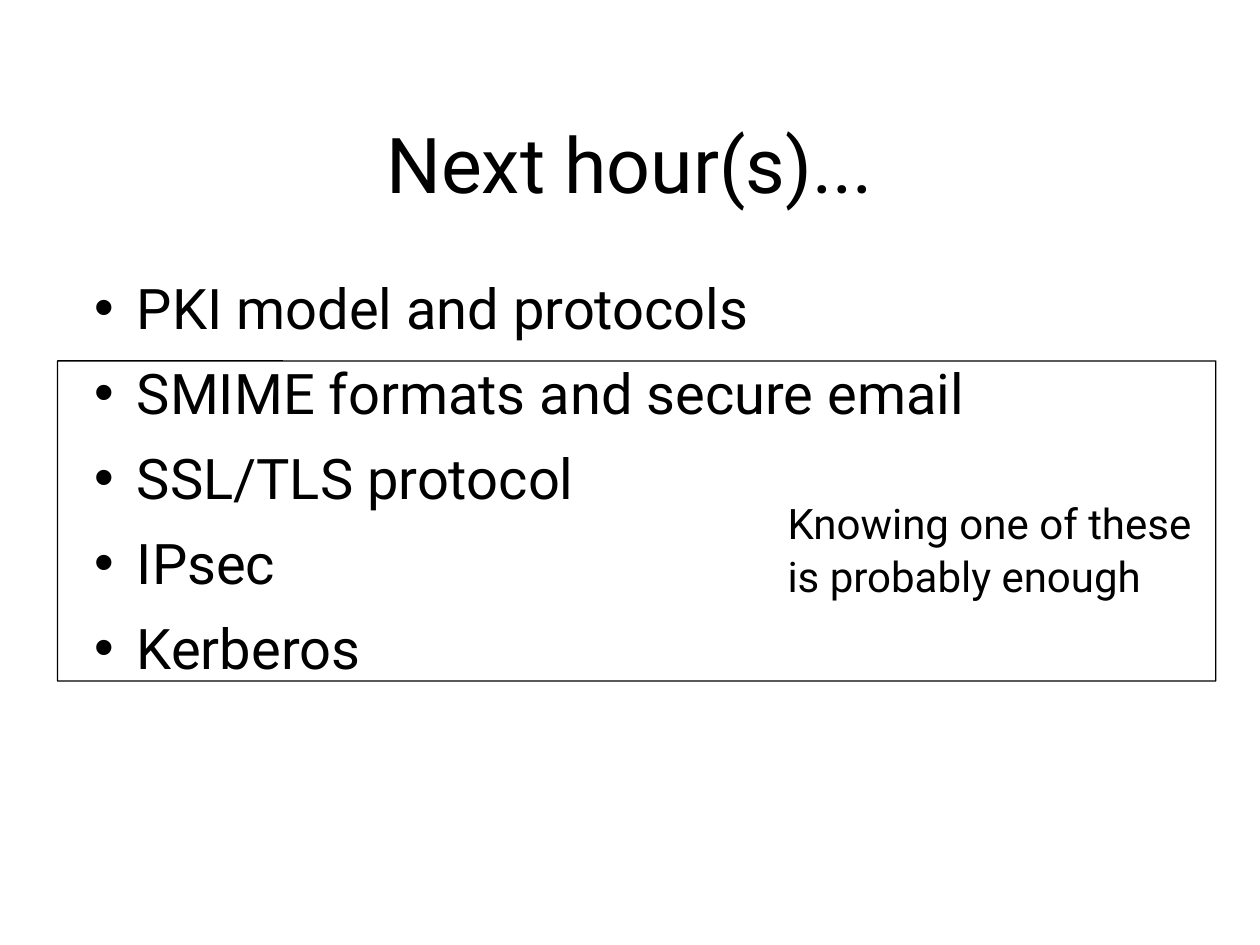
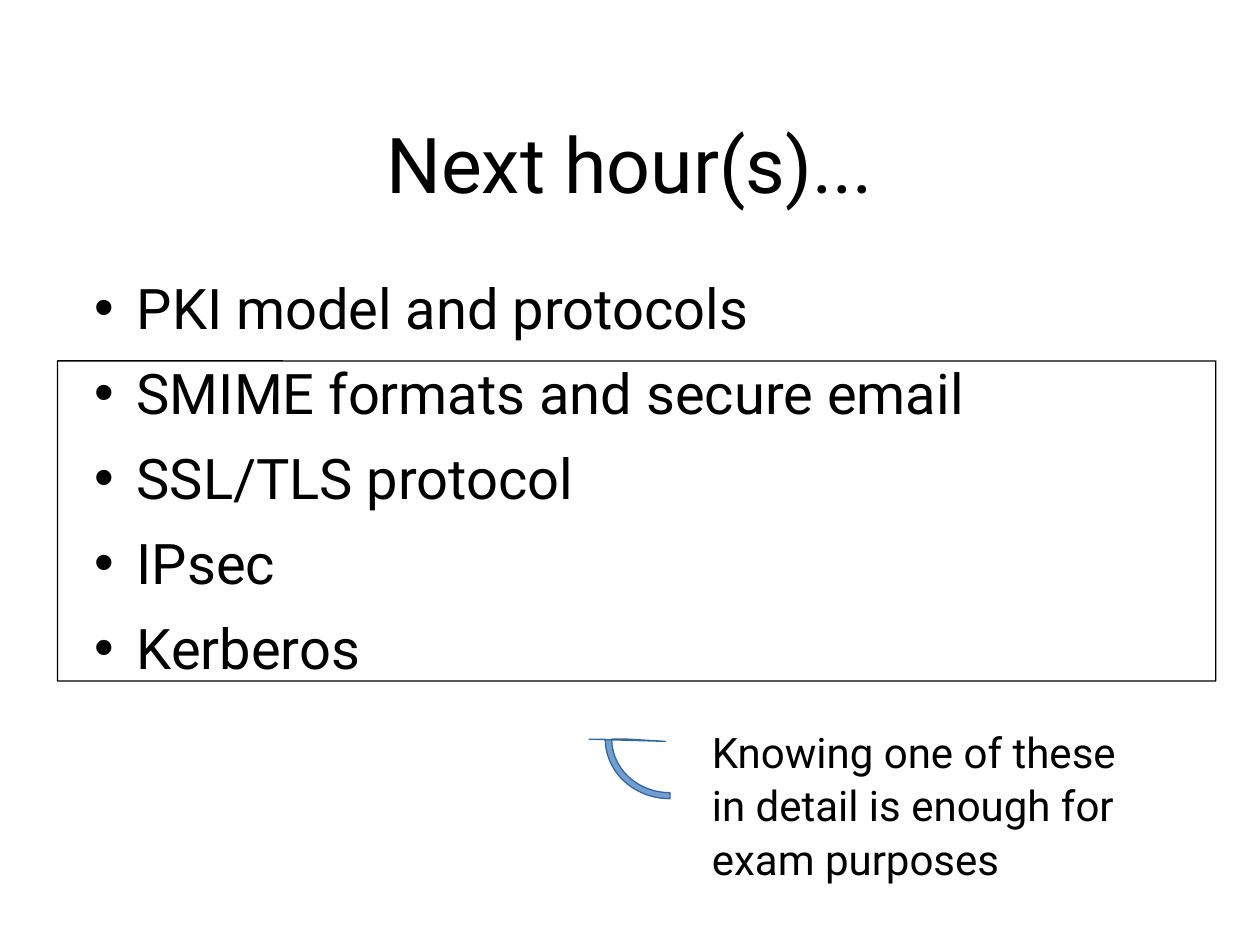
Before and after one commit to sftcd/cs7053, a slide deck: slide 27 of 2016lectures/06-protocols.ppt. Drawn at 1260x945 pixels with LibreOffice and Linux fonts; fonts in the diff are those of the drawing. Boxes give left, top, right and bottom in pixels: in the first picture for what was removed or moved away, otherwise in the second. Text is boxed around its words. In the diff, an @@ line names an element or a change of style, - is before the commit and + after.

```diff
--- a/2016lectures/06-protocols.ppt
+++ b/2016lectures/06-protocols.ppt
@@ freeform shape added at <box>605,679,733,798</box>, fill #729FCF, outline #3465A4 0.74 pt @@
@@ text "Knowing one of these": place and size @@
-text "Knowing one of these" at <box>788,507,1191,601</box>
+text "Knowing one of these" at <box>712,736,1116,884</box>
@@ text at <box>712,789,1114,884</box>: text changed @@
-is probably enough
+in detail is enough for
+exam purposes
```
Also in this commit, not shown: 14 other slides changed, 2 slides added.
